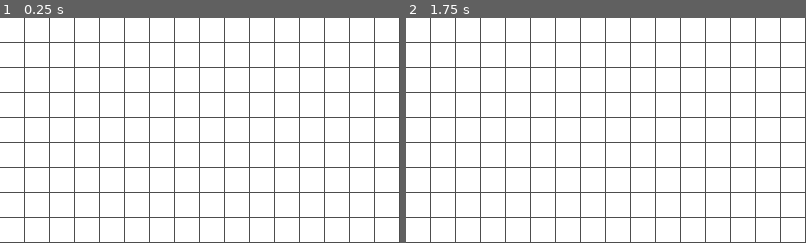
Above: before the commit, frames 1-2 (left to right).
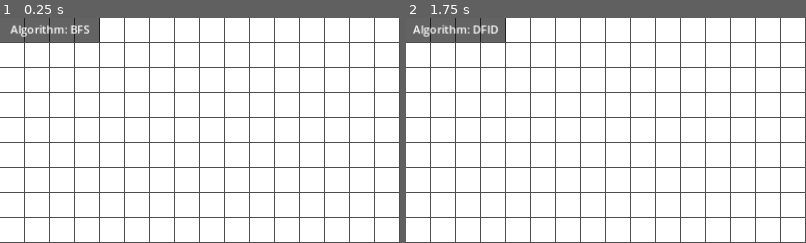
Above: after the commit, the same moments.

Repository: yoel2810/Path-Finding-Algorithm-Visualizer
Game: Godot game, scene res://Scenes/Grid/Grid.tscn
Two runs of this game, one before a commit and one after it. Both use one fixed random seed, a clock stepped at 60 frames per second and the inputs below.
Inputs (mouse positions are % of the whole screen's width and height, from its top left):
- Up to frame 1 (0.25 s): no input
- Up to frame 2 (1.75 s): tap Enter at 0.5 s; move the mouse to (72, 45) at 0.52 s; tap Space (turn_on_algorithm) at 0.6, 1.25 s; tap 1 (change_to_bfs, bound only after the commit) at 0.8, 1.35 s; move the mouse to (30, 55) at 1.27 s; tap 3 (change_to_dfid, bound only after the commit) at 1.55 s
The pictures show only the part of the screen within x 0-50%, y 0-50%; the shares and areas given below are measured in that part.

The runs differ from the first frame. In frame 1, 2.6% of the frame differs, in the area x 0-25%, y 0-11%; in frame 2, 2.6%.

Commit message:
Add AlgorithmUI scene and connect it to Globals signal

Diff:
--- a/Globals.gd
+++ b/Globals.gd
@@ -1,4 +1,10 @@
 extends Node2D
 
+signal algorithm_changed(algorithm_name: String)
+
 var grid_size: Vector2 = Vector2(32, 18)
+var current_algorithm_name: String = "BFS":
+	set(value):
+		current_algorithm_name = value
+		algorithm_changed.emit(value)
 const GAP: int = 2
--- a/Scenes/AlgorithmManager/AlgorithmManager.gd
+++ b/Scenes/AlgorithmManager/AlgorithmManager.gd
@@ -2,11 +2,18 @@
 
 enum Algorithms { BFS, DFS, DFID, ASTAR, DFBNB }
 const algorithms_paths: Dictionary = {
-	Algorithms.BFS: "res://Algorithms/BFSAlgorithm.gd",
-	Algorithms.DFS: "res://Algorithms/DFSAlgorithm.gd",
-	Algorithms.DFID: "res://Algorithms/DFIDAlgorithm.gd",
-	Algorithms.ASTAR: "res://Algorithms/AStarAlgorithm.gd",
-	Algorithms.DFBNB: "res://Algorithms/DFBNBAlgorithm.gd"
+	Algorithms.BFS: "res://Scenes/BfsAlgorithm/BfsAlgorithm.tscn",
+	Algorithms.DFS: "",
+	Algorithms.DFID: "res://Scenes/DfidAlgorithm/DfidAlgorithm.tscn",
+	Algorithms.ASTAR: "",
+	Algorithms.DFBNB: ""
+}
+const algorithms_names: Dictionary = {
+	Algorithms.BFS: "BFS",
+	Algorithms.DFS: "DFS",
+	Algorithms.DFID: "DFID",
+	Algorithms.ASTAR: "A*",
+	Algorithms.DFBNB: "DFBNB"
 }
 
 var current_algorithm: String = algorithms_paths[Algorithms.BFS]
@@ -24,16 +31,22 @@
 		if grid.is_start_cell_initialized() and grid.is_end_cell_initialized():
 			var start_cell = grid.get_cell_at_index(grid.start_cell_index)
 			var end_cell = grid.get_cell_at_index(grid.end_cell_index)
-			var algorithm = preload("res://Scenes/BfsAlgorithm/BfsAlgorithm.tscn").instantiate()
+			var algorithm = load(current_algorithm).instantiate()
 			add_child(algorithm)
 			await algorithm.find_path(grid)
 
-# func set_algorithm(algorithm_name: String) -> void:
-# 	# Remove the current algorithm instance
-# 	if algorithm_instance != null:
-# 		algorithm_instance.queue_free()
+	if Input.is_action_just_pressed("change_to_bfs"):
+		set_algorithm(Algorithms.BFS)
+	# elif Input.is_action_just_pressed("change_to_dfs"):
+	# 	set_algorithm(Algorithms.DFS)
+	elif Input.is_action_just_pressed("change_to_dfid"):
+		set_algorithm(Algorithms.DFID)
+	# elif Input.is_action_just_pressed("change_to_astar"):
+	# 	set_algorithm(Algorithms.ASTAR)
+	# elif Input.is_action_just_pressed("change_to_dfbnb"):
+	# 	set_algorithm(Algorithms.DFBNB)
 
-# 	# Instantiate and add the new algorithm
-# 	current_algorithm = algorithm_name
-# 	algorithm_instance = load(current_algorithm).instance()
-# 	add_child(algorithm_instance)
+
+func set_algorithm(algorithm_name: Algorithms) -> void:
+	current_algorithm = algorithms_paths[algorithm_name]
+	Globals.current_algorithm_name = algorithms_names[algorithm_name]
--- /dev/null
+++ b/Scenes/AlgorithmUI/AlgorithmUI.gd
@@ -0,0 +1,9 @@
+extends CanvasLayer
+
+
+func _ready():
+	Globals.connect("algorithm_changed", update_algorithm_name_text)
+
+
+func update_algorithm_name_text(algorithm_name):
+	get_node("Label").text = "Algorithm: " + algorithm_name
--- /dev/null
+++ b/Scenes/AlgorithmUI/AlgorithmUI.tscn
@@ -0,0 +1,17 @@
+[gd_scene load_steps=3 format=3 uid="uid://bfjj4xcwrb3lu"]
+
+[ext_resource type="Script" path="res://Scenes/AlgorithmUI/AlgorithmUI.gd" id="1_b34n6"]
+
+[sub_resource type="StyleBoxFlat" id="StyleBoxFlat_xhji2"]
+bg_color = Color(0, 0, 0, 0.611765)
+
+[node name="AlgorithmUi" type="CanvasLayer"]
+script = ExtResource("1_b34n6")
+
+[node name="Label" type="Label" parent="."]
+offset_right = 144.0
+offset_bottom = 35.0
+theme_override_styles/normal = SubResource("StyleBoxFlat_xhji2")
+text = "Algorithm: BFS"
+horizontal_alignment = 1
+vertical_alignment = 1
--- /dev/null
+++ b/Scenes/DfidAlgorithm/DfidAlgorithm.gd
@@ -0,0 +1,91 @@
+extends Node2D
+
+
+# dfid Search pathfinding algorithm
+func find_path(grid: Grid):
+	for depth in range(0, 1000):
+		var H: Array = []
+		var start = grid.index_to_coordinate(grid.start_cell_index)
+		var parent: Dictionary = {start: null}
+		var end = grid.index_to_coordinate(grid.end_cell_index)
+		var result = await limitedDFS(grid, start, end, depth, H, start, parent)
+		if result != "cutoff":
+			return result
+		if result == "fail":
+			return []
+	return []
+
+
+func limitedDFS(
+	grid: Grid,
+	current_position: Vector2,
+	end: Vector2,
+	depth: int,
+	H: Array,
+	start: Vector2,
+	parent: Dictionary
+):
+	const CUTOFF = "cutoff"
+	const FAIL = "fail"
+	if current_position == end:
+		await reconstruct_path(start, end, parent, grid)
+		return ""
+	if depth == 0:
+		return CUTOFF
+	H.append(current_position)
+	grid.get_cell_at_coordinate(current_position).make_visited()
+	await get_tree().create_timer(0.01).timeout
+	var is_cutoff: bool = false
+	for neighbor in get_neighbors(current_position, grid):
+		if H.has(neighbor) == true:
+			continue
+		parent[neighbor] = current_position
+
+		var result = await limitedDFS(grid, neighbor, end, depth - 1, H, start, parent)
+		if result == CUTOFF:
+			is_cutoff = true
+		elif result != FAIL:
+			return result
+
+	H.erase(current_position)
+	if current_position != start:
+		grid.get_cell_at_coordinate(current_position).make_empty()
+	if is_cutoff == true:
+		return CUTOFF
+	else:
+		return FAIL
+
+
+func reconstruct_path(start: Vector2, end: Vector2, parent: Dictionary, grid) -> Array:
+	var path: Array = [end]
+	var current_position: Vector2 = end
+
+	while current_position != start:
+		await get_tree().create_timer(0.01).timeout
+		grid.get_cell_at_coordinate(current_position).make_path()
+		current_position = parent[current_position]
+		path.push_front(current_position)
+
+	return path
+
+
+func get_neighbors(position: Vector2, grid: Grid) -> Array:
+	var neighbors: Array = [
+		position + Vector2(1, 0),
+		position + Vector2(-1, 0),
+		position + Vector2(0, 1),
+		position + Vector2(0, -1)
+	]
+	return neighbors.filter(func(pos: Vector2): return is_valid_neighbor(pos, grid))
+
+
+func is_valid_neighbor(position: Vector2, grid: Grid) -> bool:
+	# Placeholder function to check if a position is a valid neighbor
+	# In a real implementation, you'd have the actual logic based on your grid
+	return (
+		position.x >= 0
+		and position.x < Globals.grid_size.x
+		and position.y >= 0
+		and position.y < Globals.grid_size.y
+		and grid.get_cell_at_coordinate(position).is_obstacle() == false
+	)
--- /dev/null
+++ b/Scenes/DfidAlgorithm/DfidAlgorithm.tscn
@@ -0,0 +1,6 @@
+[gd_scene load_steps=2 format=3 uid="uid://dualcj7xc87tr"]
+
+[ext_resource type="Script" path="res://Scenes/DfidAlgorithm/DfidAlgorithm.gd" id="1_3joik"]
+
+[node name="DfidAlgorithm" type="Node2D"]
+script = ExtResource("1_3joik")
--- a/Scenes/Grid/Grid.tscn
+++ b/Scenes/Grid/Grid.tscn
@@ -1,9 +1,12 @@
-[gd_scene load_steps=3 format=3 uid="uid://db4a1o42yh7cl"]
+[gd_scene load_steps=4 format=3 uid="uid://db4a1o42yh7cl"]
 
 [ext_resource type="Script" path="res://Scenes/Grid/Grid.gd" id="1_7o6yh"]
 [ext_resource type="PackedScene" uid="uid://cdbuu0nir4fgn" path="res://Scenes/AlgorithmManager/AlgorithmManager.tscn" id="2_bo3j1"]
+[ext_resource type="PackedScene" uid="uid://bfjj4xcwrb3lu" path="res://Scenes/AlgorithmUI/AlgorithmUI.tscn" id="3_52c6b"]
 
 [node name="Grid" type="Node2D"]
 script = ExtResource("1_7o6yh")
 
 [node name="AlgorithmManager" parent="." instance=ExtResource("2_bo3j1")]
+
+[node name="AlgorithmUi" parent="." instance=ExtResource("3_52c6b")]
--- a/project.godot
+++ b/project.godot
@@ -46,6 +46,18 @@
 "events": [Object(InputEventKey,"resource_local_to_scene":false,"resource_name":"","device":-1,"window_id":0,"alt_pressed":false,"shift_pressed":false,"ctrl_pressed":false,"meta_pressed":false,"pressed":false,"keycode":0,"physical_keycode":32,"key_label":0,"unicode":32,"echo":false,"script":null)
 ]
 }
+change_to_bfs={
+"deadzone": 0.5,
+"events": [Object(InputEventKey,"resource_local_to_scene":false,"resource_name":"","device":-1,"window_id":0,"alt_pressed":false,"shift_pressed":false,"ctrl_pressed":false,"meta_pressed":false,"pressed":false,"keycode":0,"physical_keycode":49,"key_label":0,"unicode":49,"echo":false,"script":null)
+, Object(InputEventKey,"resource_local_to_scene":false,"resource_name":"","device":-1,"window_id":0,"alt_pressed":false,"shift_pressed":false,"ctrl_pressed":false,"meta_pressed":false,"pressed":false,"keycode":0,"physical_keycode":4194439,"key_label":0,"unicode":49,"echo":false,"script":null)
+]
+}
+change_to_dfid={
+"deadzone": 0.5,
+"events": [Object(InputEventKey,"resource_local_to_scene":false,"resource_name":"","device":-1,"window_id":0,"alt_pressed":false,"shift_pressed":false,"ctrl_pressed":false,"meta_pressed":false,"pressed":false,"keycode":0,"physical_keycode":51,"key_label":0,"unicode":51,"echo":false,"script":null)
+, Object(InputEventKey,"resource_local_to_scene":false,"resource_name":"","device":-1,"window_id":0,"alt_pressed":false,"shift_pressed":false,"ctrl_pressed":false,"meta_pressed":false,"pressed":false,"keycode":0,"physical_keycode":4194441,"key_label":0,"unicode":51,"echo":false,"script":null)
+]
+}
 
 [rendering]
 
